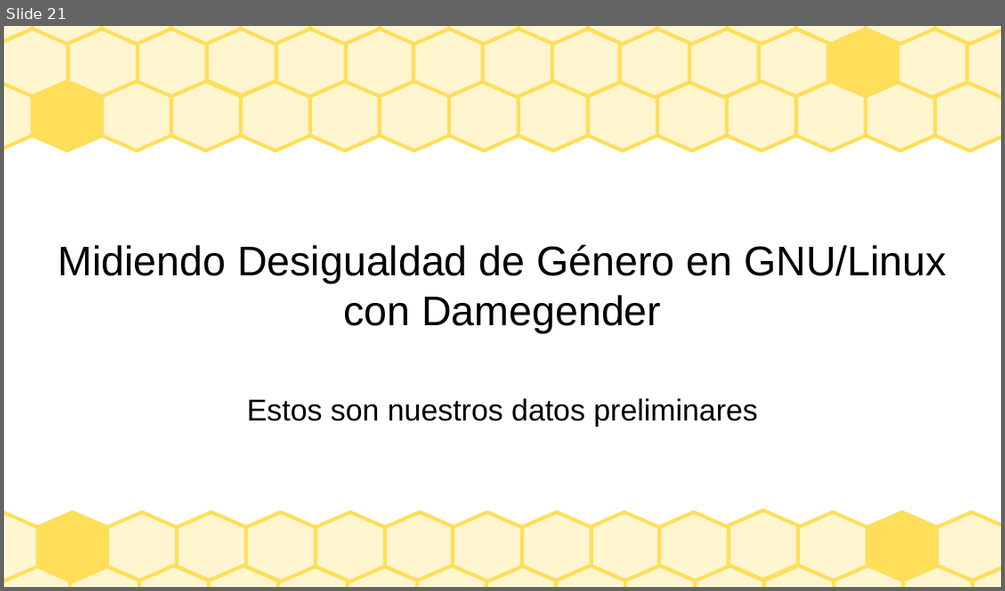
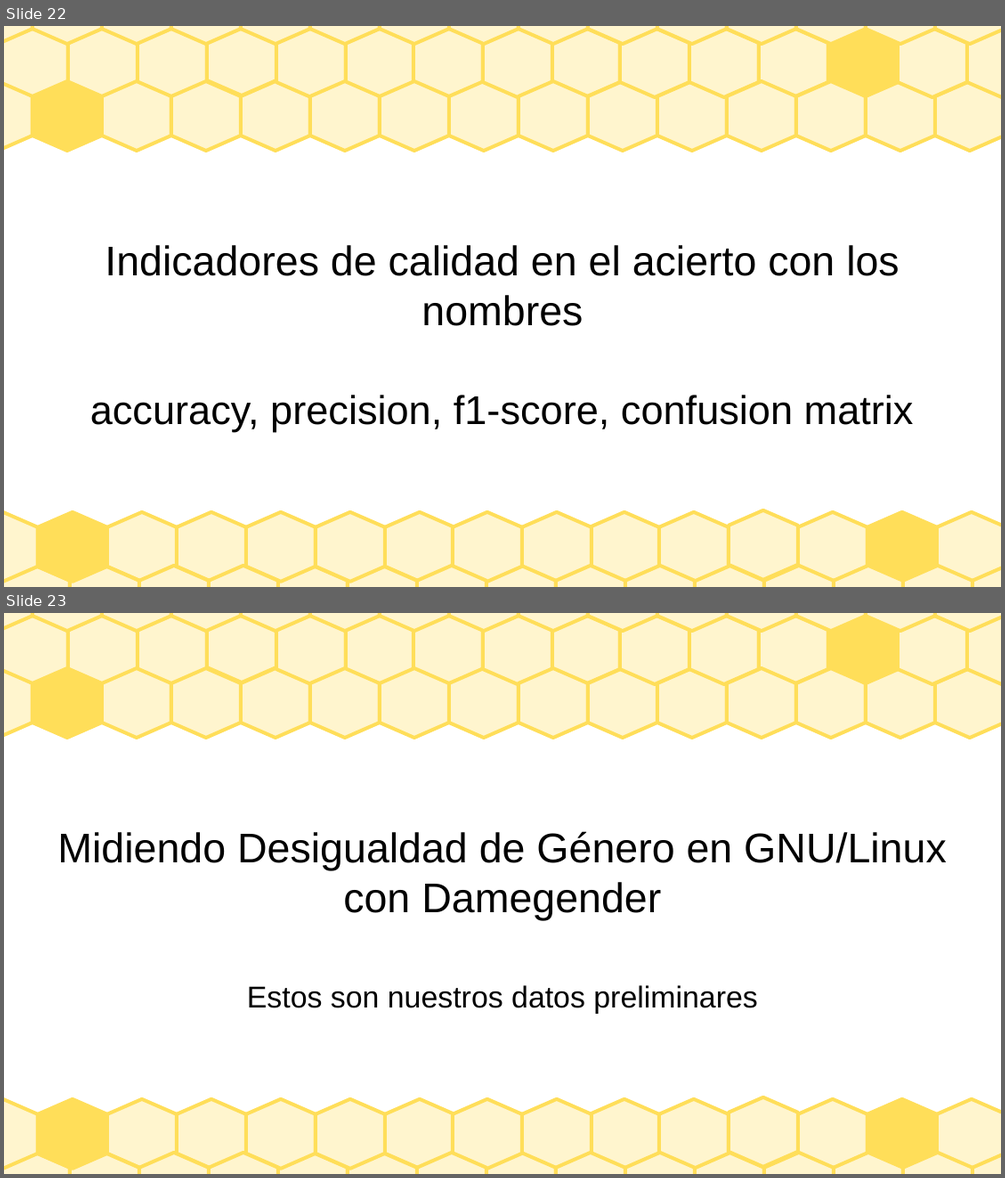
Before and after one commit to davidam/damegender, a slide deck: slides/brechagnulinux.odp. Shown one above the other, each under a label of ours: slide 21 before the commit, slides 22 and 23 after it. The pictures are 1005x591 and 1005x1178 pixels, drawn with LibreOffice and Linux fonts; fonts in the diff are those of the drawing. Boxes give left, top, right and bottom in pixels: in the first picture for what was removed or moved away, otherwise in the second. Text is boxed around its words. In the diff, an @@ line names an element or a change of style, - is before the commit and + after.

```diff
--- a/slides/brechagnulinux.odp
+++ b/slides/brechagnulinux.odp
@@ slide 22 added at (x1=4, y1=26, x2=1001, y2=587), background #FFFFFF; not listed: 75 template elements that a slide beside it also shows @@
@@ title added at (x1=105, y1=245, x2=898, y2=326), 33 pt, text #000000 @@
+Indicadores de calidad en el acierto con los nombres
@@ subtitle added at (x1=90, y1=394, x2=914, y2=432), 32 pt, text #000000 @@
+accuracy, precision, f1-score, confusion matrix
@@ what was slide 21 is now slide 23 @@
```
Also in this commit, not shown: 1 slide changed, 1 other slide added, 1 other file.
